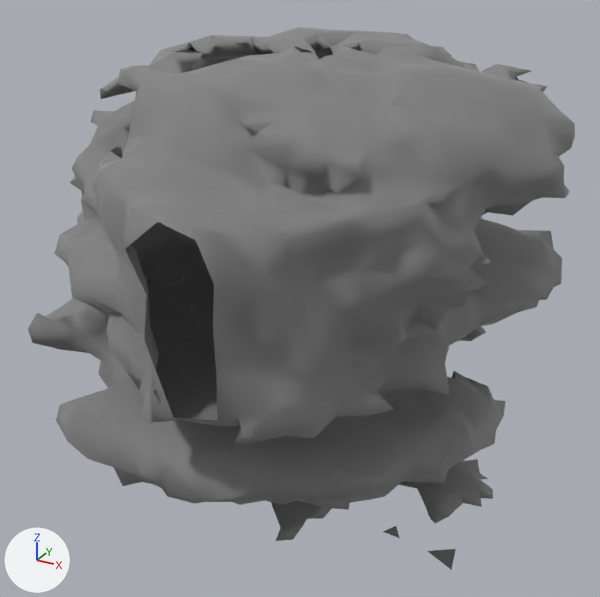
What one commit did to the glTF model public/rocks/strata-1.glb.
Both versions are drawn from a 50 mm lens placed at (0.915, -1.519, 1.177), pointed at (0.078, 0.002, 0.417). Every picture has the same lights, and +X, +Y and +Z are marked at lower left. The picture after the commit comes second.

Script lines for the objects in view, before the commit:
```python
me_geometry_0 = bpy.data.meshes.new('geometry_0')
me_geometry_0.from_pydata(...)  # 2939 vertices, 5955 faces; spans x -0.644..0.644, y -0.575..0.575, z 0.0..1.0
me_geometry_0.materials.append(mat_material_0)  # its picture is missing
ob_geometry_0 = bpy.data.objects.new('geometry_0', me_geometry_0)
ob_geometry_0.location = (0.0, 0.0, 0.0)
```
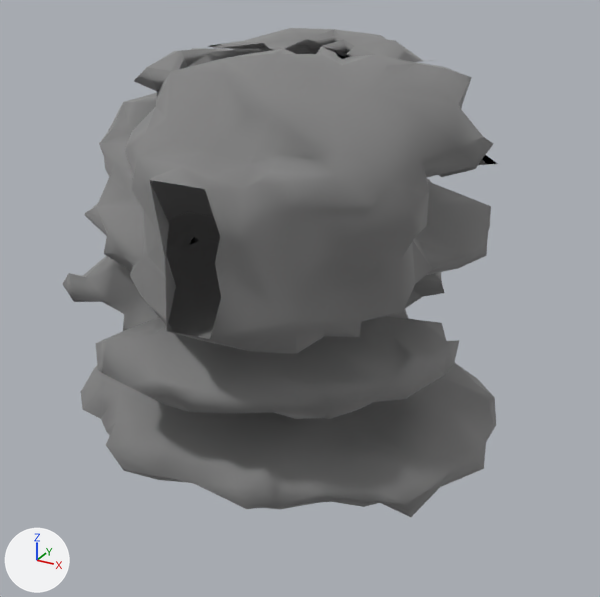
Where the change shows, as pixel boxes (x1, y1, x2, y2) in the pictures (600 x 597 px):
'geometry_0', reshaped (20% narrower, 10% shorter): before (28, 27, 575, 570); after (62, 28, 497, 517)
part 1 of me_geometry_0, rebuilt (20% narrower): before (28, 27, 575, 541); after (62, 28, 497, 517)
part 2 of me_geometry_0, deleted (mostly hidden): before (383, 211, 502, 570)

The change in detail:
me_geometry_0 is used by ob_geometry_0; location (0.0, 0.0, 0.0).
me_geometry_0 had 2939 vertices, 5955 faces and spanned x -0.644..0.644, y -0.575..0.575, z 0.0..1.0.
me_geometry_0 now has 1074 vertices, 2181 faces and spans x -0.542..0.542, y -0.476..0.476, z 0.0..1.0.
me_geometry_0 part 1: the loose piece of 2907 vertices spanning x -0.644..0.644, y -0.575..0.575, z 0.0..1.0 is rebuilt with 1074 vertices and now spans x -0.542..0.542, y -0.476..0.476, z 0.0..1.0.
me_geometry_0 part 2: 7 loose pieces with 32 vertices, spanning x -0.081..0.549, y -0.244..0.254, z 0.009..0.678, are deleted.
